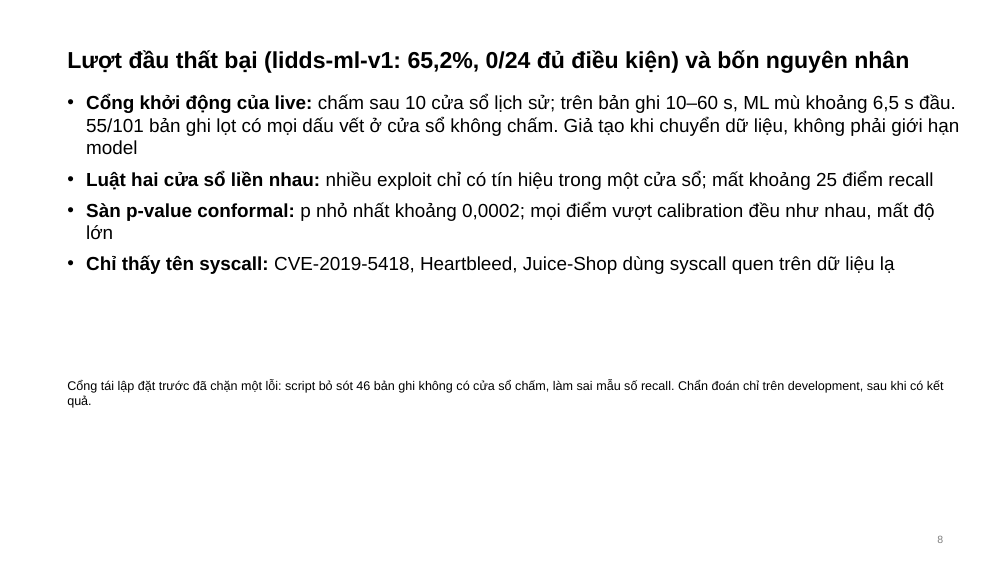
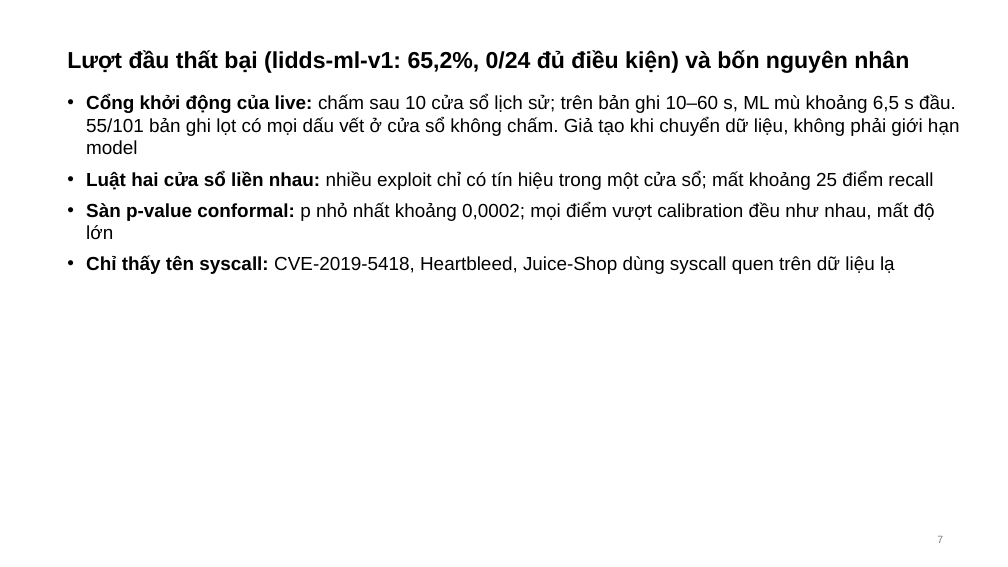
Before and after one commit to tndat-dev/eBPF-project, a slide deck: slide 7 of docs/Slide-runtime_security(06_11).pptx (slide 8 before the commit). Drawn at 1008x567 pixels with LibreOffice and Linux fonts; fonts in the diff are those of the drawing. Boxes give left, top, right and bottom in pixels: in the first picture for what was removed or moved away, otherwise in the second. Text is boxed around its words. In the diff, an @@ line names an element or a change of style, - is before the commit and + after.

```diff
--- a/docs/Slide-runtime_security(06_11).pptx
+++ b/docs/Slide-runtime_security(06_11).pptx
@@ text removed at bbox=[67, 380, 944, 408] @@
-Cổng tái lập đặt trước đã chặn một lỗi: script bỏ sót 46 bản ghi không có cửa sổ chấm, làm sai mẫu số recall. Chẩn đoán chỉ trên development, sau khi có kết quả.
@@ page number at bbox=[937, 536, 943, 543]: text changed @@
-8
+7
```
Also in this commit, not shown: 11 other slides changed, 5 slides removed, 1 other file.
